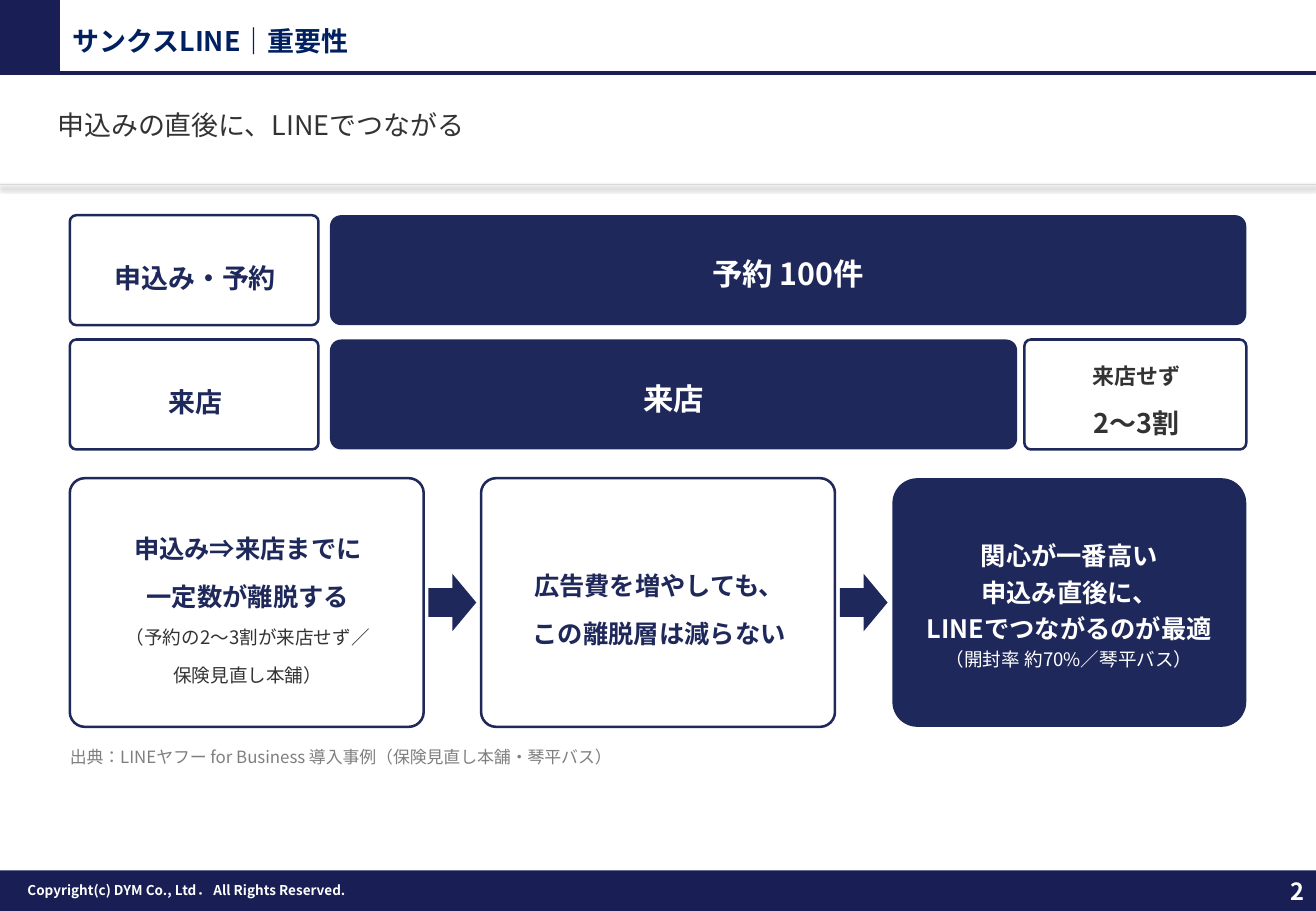
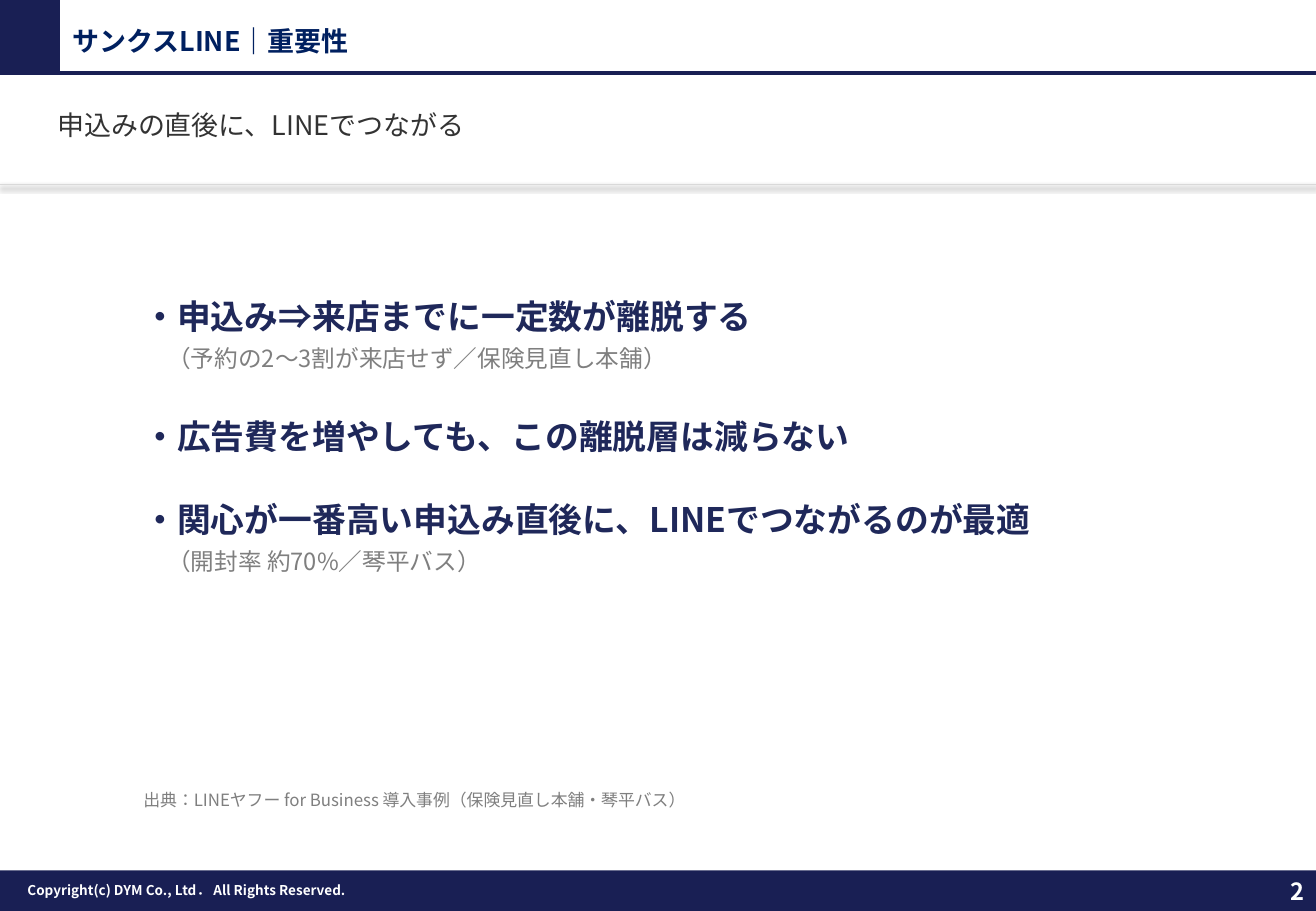
Before and after one commit to tonomura-r-dev/folder, a slide deck: slide 2 of 20261002_サンクスLINEのご提案.pptx. Drawn at 1316x911 pixels with LibreOffice and Linux fonts; fonts in the diff are those of the drawing; background and template pictures are left out. Boxes give left, top, right and bottom in pixels: in the first picture for what was removed or moved away, otherwise in the second. Text is boxed around its words. In the diff, an @@ line names an element or a change of style, - is before the commit and + after.

```diff
--- a/20261002_サンクスLINEのご提案.pptx
+++ b/20261002_サンクスLINEのご提案.pptx
@@ rounded rectangle removed at [69,215,318,326] @@
-申込み・予約
@@ rounded rectangle removed at [331,215,1247,326] @@
-予約 100件
@@ text added at [143,300,1030,572], 20 pt, text #1F285A, bold @@
+・申込み⇒来店までに一定数が離脱する
+（予約の2〜3割が来店せず／保険見直し本舗）
+・広告費を増やしても、この離脱層は減らない
+・関心が一番高い申込み直後に、LINEでつながるのが最適
+（開封率 約70%／琴平バス）
@@ rounded rectangle removed at [69,340,318,451] @@
-来店
@@ rounded rectangle removed at [331,340,1018,451] @@
-来店
@@ rounded rectangle removed at [1024,340,1247,451] @@
-来店せず
-2〜3割
@@ rounded rectangle removed at [69,479,423,728] @@
-申込み⇒来店までに
-一定数が離脱する
-（予約の2〜3割が来店せず／
-保険見直し本舗）
@@ rounded rectangle removed at [481,479,835,728] @@
-広告費を増やしても、
-この離脱層は減らない
@@ rounded rectangle removed at [893,479,1247,728] @@
-関心が一番高い
-申込み直後に、
-LINEでつながるのが最適
-（開封率 約70%／琴平バス）
@@ right arrow removed at [429,574,476,631] @@
@@ right arrow removed at [840,574,887,631] @@
@@ text "出典：LINEヤフー for Business 導入事例（保険見直し本舗・琴平バス）": place and size @@
-text "出典：LINEヤフー for Business 導入事例（保険見直し本舗・琴平バス）" at [70,749,612,765]
+text "出典：LINEヤフー for Business 導入事例（保険見直し本舗・琴平バス）" at [143,792,686,808]
```
Also in this commit, not shown: 3 other slides changed, 3 other files.
